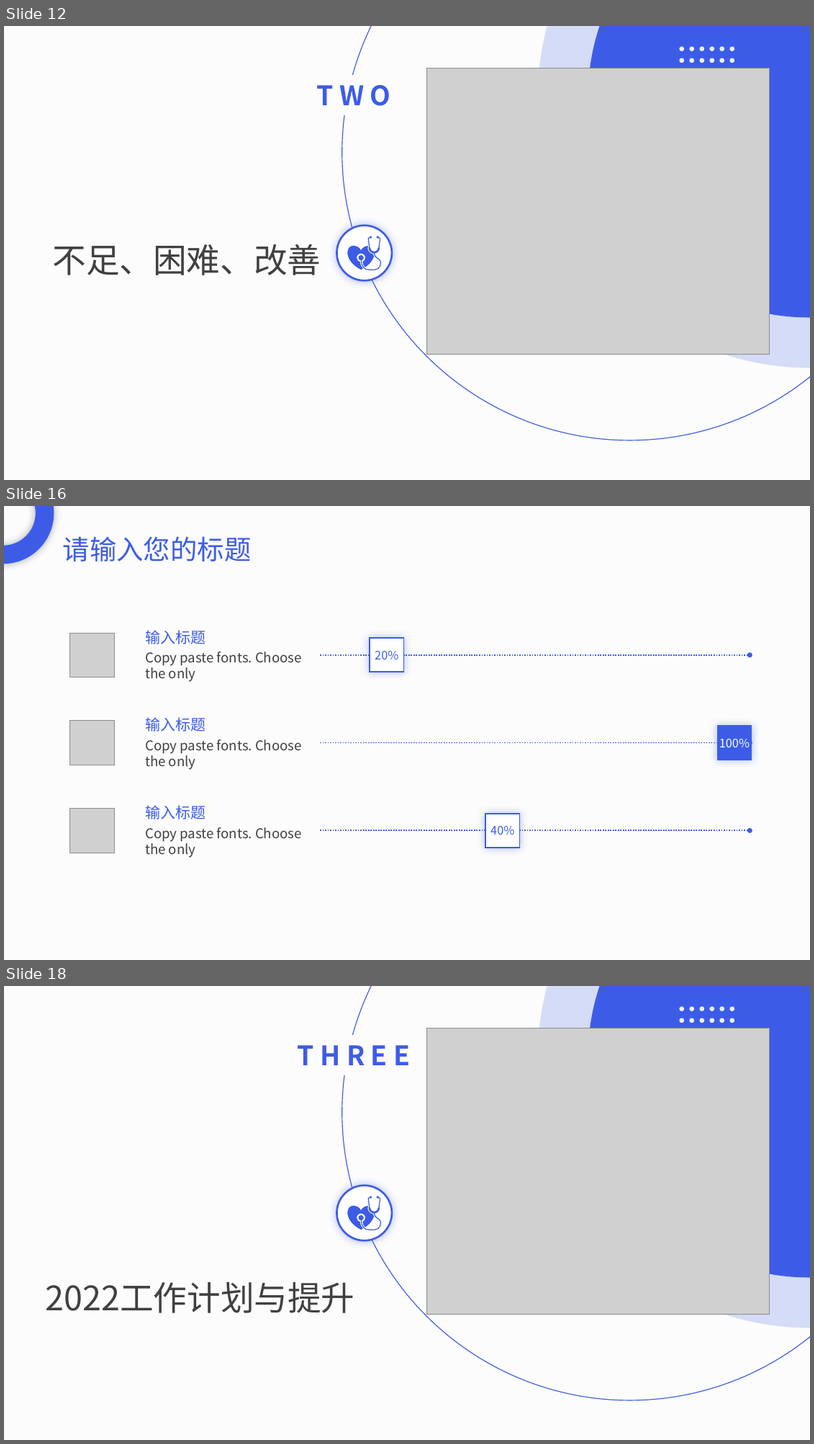
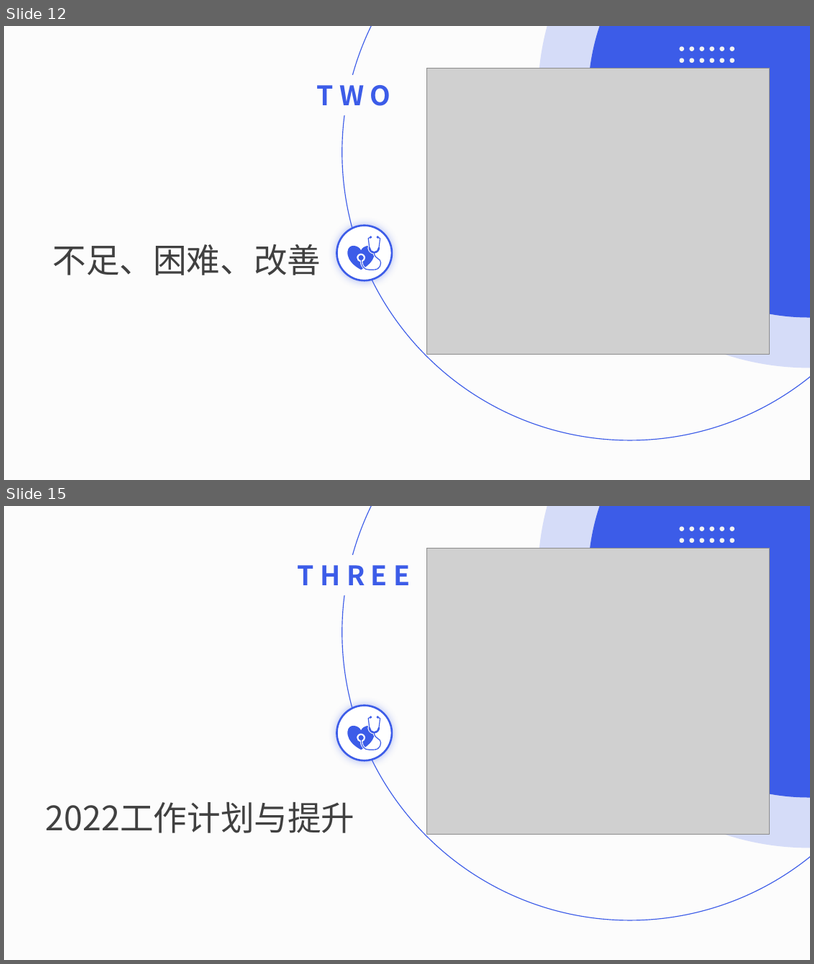
Before and after one commit to DreamPWJ/spring-boot-bug, a slide deck: 潘维吉2021工作总结.pptx. Shown one above the other, each under a label of ours: slides 12, 16 and 18 before the commit, slides 12 and 15 after it; the slides between them are not shown. The pictures are 814x1444 and 814x964 pixels, drawn with LibreOffice and Linux fonts; fonts in the diff are those of the drawing; grey boxes stand for pictures. Boxes give left, top, right and bottom in pixels: in the first picture for what was removed or moved away, otherwise in the second. Text is boxed around its words. In the diff, an @@ line names an element or a change of style, - is before the commit and + after.

```diff
--- a/潘维吉2021工作总结.pptx
+++ b/潘维吉2021工作总结.pptx
@@ slide 16 removed at [4, 506, 810, 960], background #F2F2F2 at 20% opacity @@
@@ freeform shape removed at [4, 506, 54, 564] @@
@@ text removed at [63, 536, 251, 561] @@
-请输入您的标题
@@ group removed at [70, 630, 751, 682]: 2 texts, 1 arrow, 1 rectangle, 1 picture @@
-20%
-输入标题
-Copy paste fonts. Choose the only
@@ group removed at [70, 717, 751, 770]: 2 texts, 1 arrow, 1 rectangle, 1 picture @@
-100%
-输入标题
-Copy paste fonts. Choose the only
@@ group removed at [70, 805, 751, 857]: 2 texts, 1 arrow, 1 rectangle, 1 picture @@
-40%
-输入标题
-Copy paste fonts. Choose the only
@@ what was slide 18 is now slide 15 @@
```
Also in this commit, not shown: 1 slide changed, 4 slides added, 9 other slides removed.
